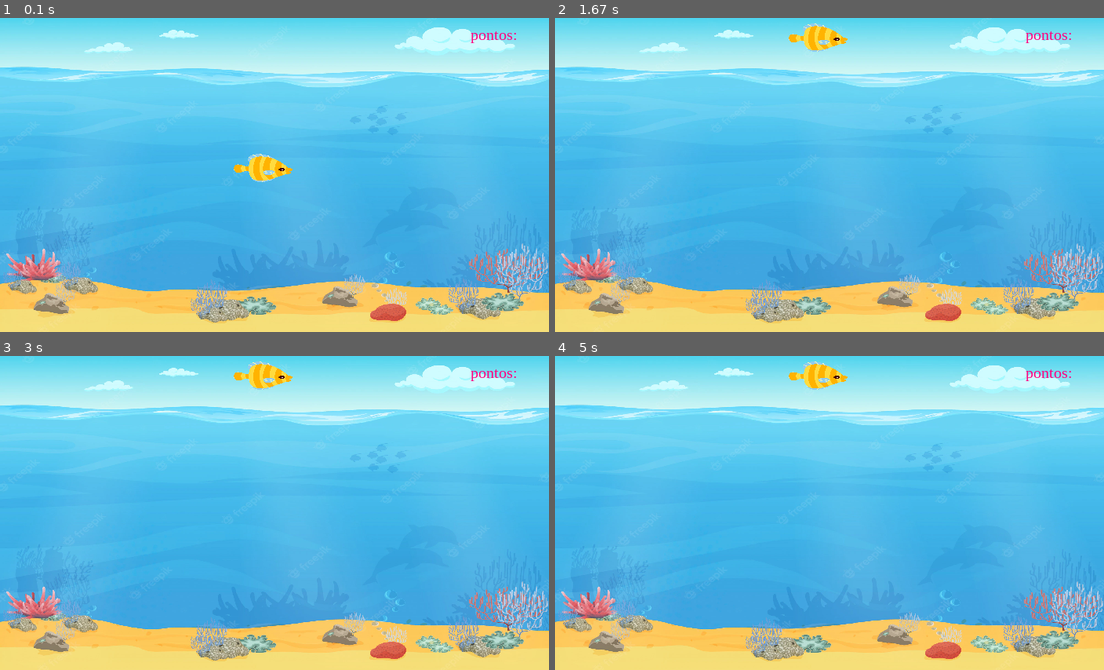
Above: before the commit, frames 1-4 (two rows, left to right).
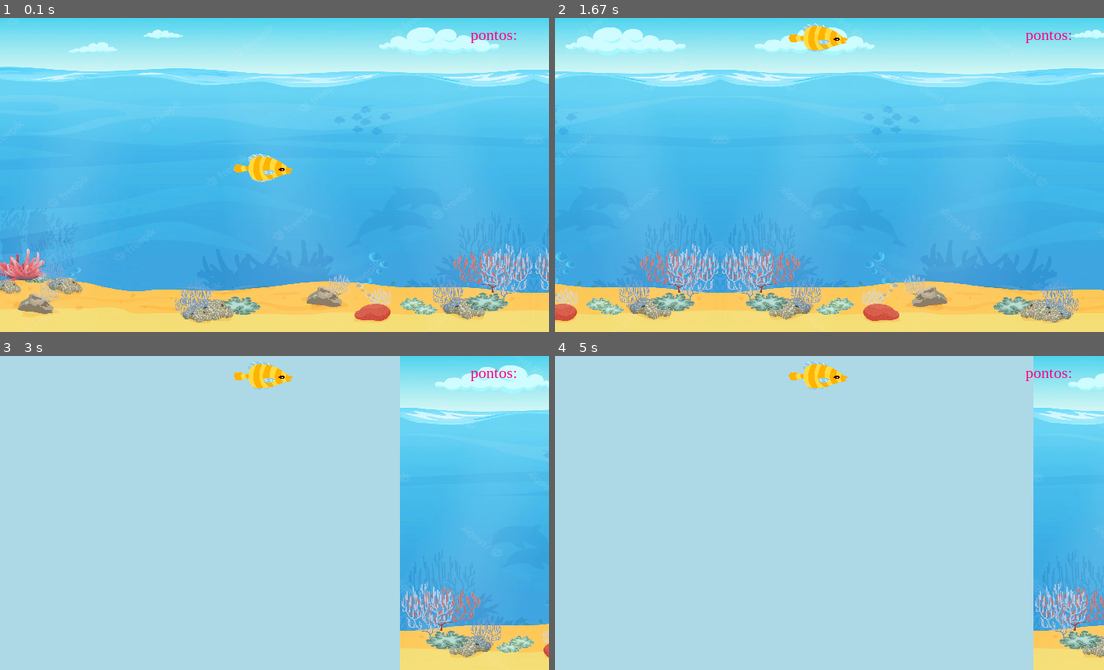
Above: after the commit, the same moments.

Repository: Luiza-Perazzoli/Pygame
Game: pygame game, started from game.py
Same seed, same stepped clock (60 frames per second), same inputs: the game is played once before the commit and once after it.
Inputs:
- Up to frame 1 (0.1 s): no input
- Up to frame 2 (1.67 s): tap Space at 0.33, 0.73, 1.03, 1.23, 1.57 s
- Up to frame 3 (3 s): tap Space at 1.87, 2.07, 2.37, 2.63, 2.97 s
- Up to frame 4 (5 s): tap Space at 3.27, 3.4, 3.8, 4.1, 4.47, 4.87 s

The runs differ from the first frame. In frame 1, 9.9% of the frame differs, in the area x 0-100%, y 3-98%; in frame 2, 18%; in frame 3, 74%; in frame 4, 85%, in the area x 0-100%, y 0-100%.

Commit message:
faz o fundo se mexer

Diff:
--- a/game.py
+++ b/game.py
@@ -1,8 +1,9 @@
 import pygame
 from random import*
-from sala import peixe
+from sala import peixe, fundo, fundo2
 
 imagem_fundo=r"imagem/fundo do mar - Copia.webp"
+imagem_fundo2= r"imagem/fundo do mar2.webp"
 imagem_peixe=r"imagem/peixe_amarelo.png"
 imagem_alga=r"imagem/alga.png"
 WIDTH = 700
@@ -17,15 +18,17 @@
 
 game = True
 
-image = pygame.image.load(imagem_fundo).convert()
-image = pygame.transform.scale(image, (WIDTH, HEIGHT))
-
 font = pygame.font.SysFont("Times", 20)
 pontuacao = font.render('pontos:', True, (255, 0, 127))
 
 peixes=peixe(0,0,WIDTH,HEIGHT)
+classe_fundo= fundo(WIDTH, HEIGHT)
+classe_fundo2= fundo2(WIDTH, HEIGHT)
+
 while game:
     clock.tick(FPS)
+    classe_fundo.update()
+    classe_fundo2.update()
     peixes.update()
     for event in pygame.event.get():
         if event.type == pygame.KEYDOWN:
@@ -35,7 +38,8 @@
             game = False
 
     window.fill((173, 216, 230))
-    window.blit(image, (0, 0))
+    window.blit(classe_fundo.image, (classe_fundo.rect.x, classe_fundo.rect.y))
+    window.blit(classe_fundo2.image, (classe_fundo2.rect.x, classe_fundo2.rect.y))
     window.blit(pontuacao, (600, 10))
     window.blit(peixes.image,(peixes.rect.x-110/2,peixes.rect.y-70/2))
 
--- a/sala.py
+++ b/sala.py
@@ -3,6 +3,7 @@
 import pygame
 
 imagem_fundo=r"imagem/fundo do mar - Copia.webp"
+imagem_fundo2= r"imagem/fundo do mar2.webp"
 imagem_peixe=r"imagem/peixe_amarelo.png"
 imagem_alga=r"imagem/alga.png"
 WIDTH = 700
@@ -32,3 +33,34 @@
 
     def pulo(self):
         self.speedy = -20
+
+
+class fundo(pygame.sprite.Sprite):
+    def __init__(self,WIDTH,HEIGHT):
+        pygame.sprite.Sprite.__init__(self)
+        self.image = pygame.image.load(imagem_fundo).convert()
+        self.image = pygame.transform.scale(self.image, (WIDTH, HEIGHT))
+        self.rect = self.image.get_rect()
+        self.rect.x = 0
+        self.rect.y = 0
+        self.speedx = -10
+        self.speedy = 0
+
+    def update(self):
+        self.rect.x += self.speedx
+
+class fundo2(pygame.sprite.Sprite):
+    def __init__(self,WIDTH,HEIGHT):
+            pygame.sprite.Sprite.__init__(self)
+            self.image = pygame.image.load(imagem_fundo2).convert()
+            self.image = pygame.transform.scale(self.image, (WIDTH, HEIGHT))
+            self.rect = self.image.get_rect()
+            self.rect.x = WIDTH
+            self.rect.y = 0
+            self.speedx = -10
+            self.speedy = 0
+
+    def update(self):
+        self.rect.x += self.speedx
+        if self.rect.x == 0:
+            self.rect.x = WIDTH
